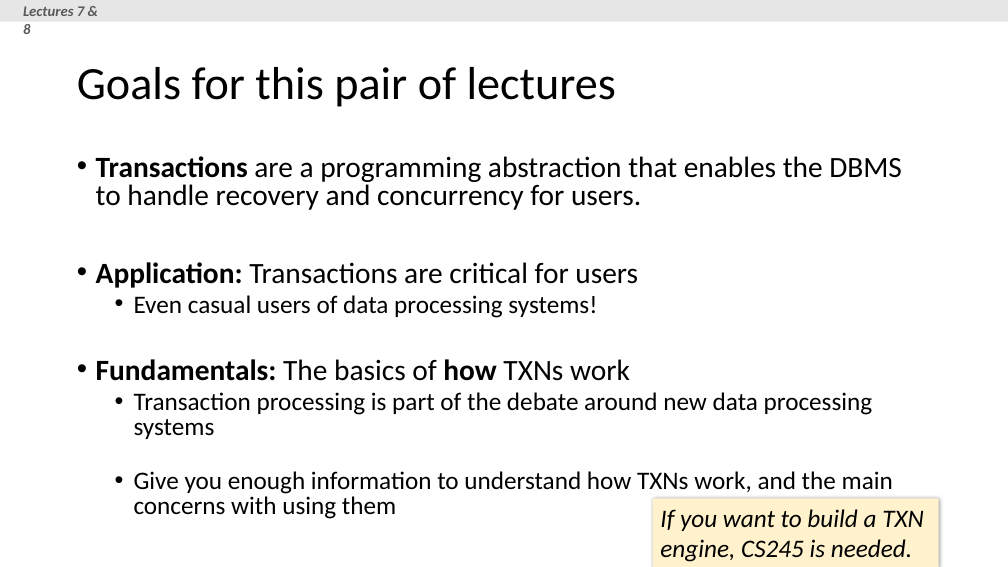
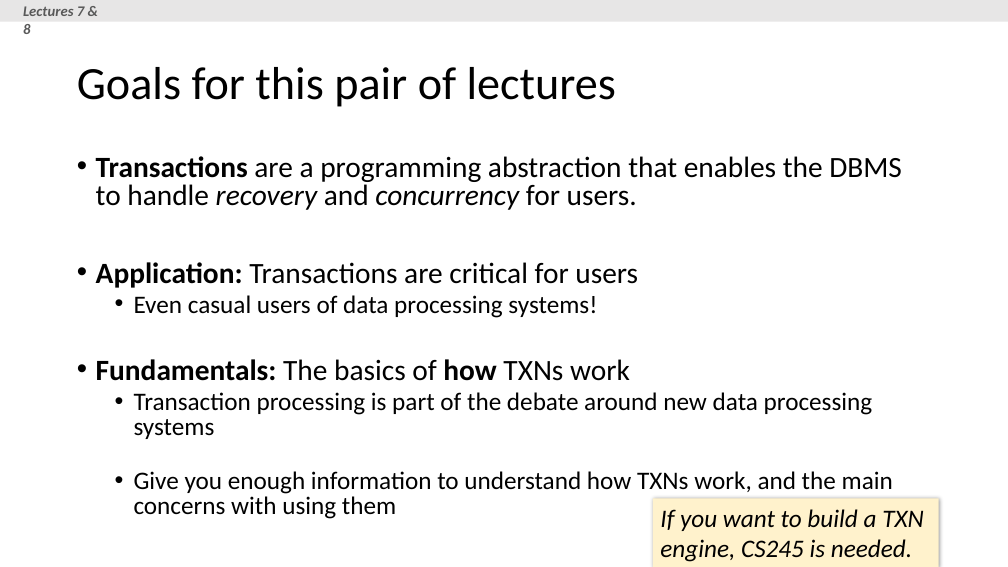
Before and after one commit to HazyResearch/cs145-notebooks-2016, a slide deck: slide 4 of lecture-7-8/Lectures_7_8_TXNs.pptx (slide 2 before the commit). Drawn at 1008x567 pixels with LibreOffice and Linux fonts; fonts in the diff are those of the drawing. Boxes give left, top, right and bottom in pixels: in the first picture for what was removed or moved away, otherwise in the second. Text is boxed around its words. In the diff, an @@ line names an element or a change of style, - is before the commit and + after.

```diff
--- a/lecture-7-8/Lectures_7_8_TXNs.pptx
+++ b/lecture-7-8/Lectures_7_8_TXNs.pptx
@@ text at bbox=[96, 156, 902, 210]: italic on in "recovery concurrency" @@
```
Also in this commit, not shown: 8 other slides changed, 2 slides added, 4 other files.
